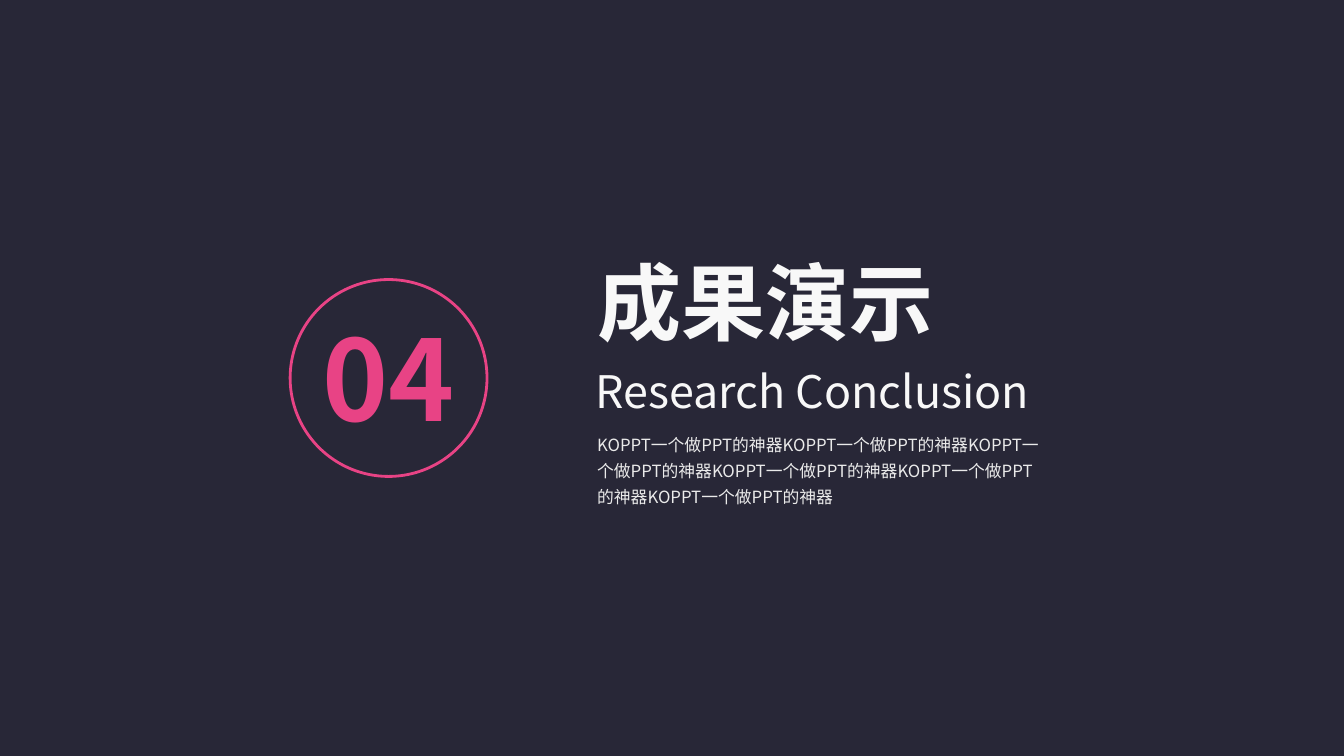
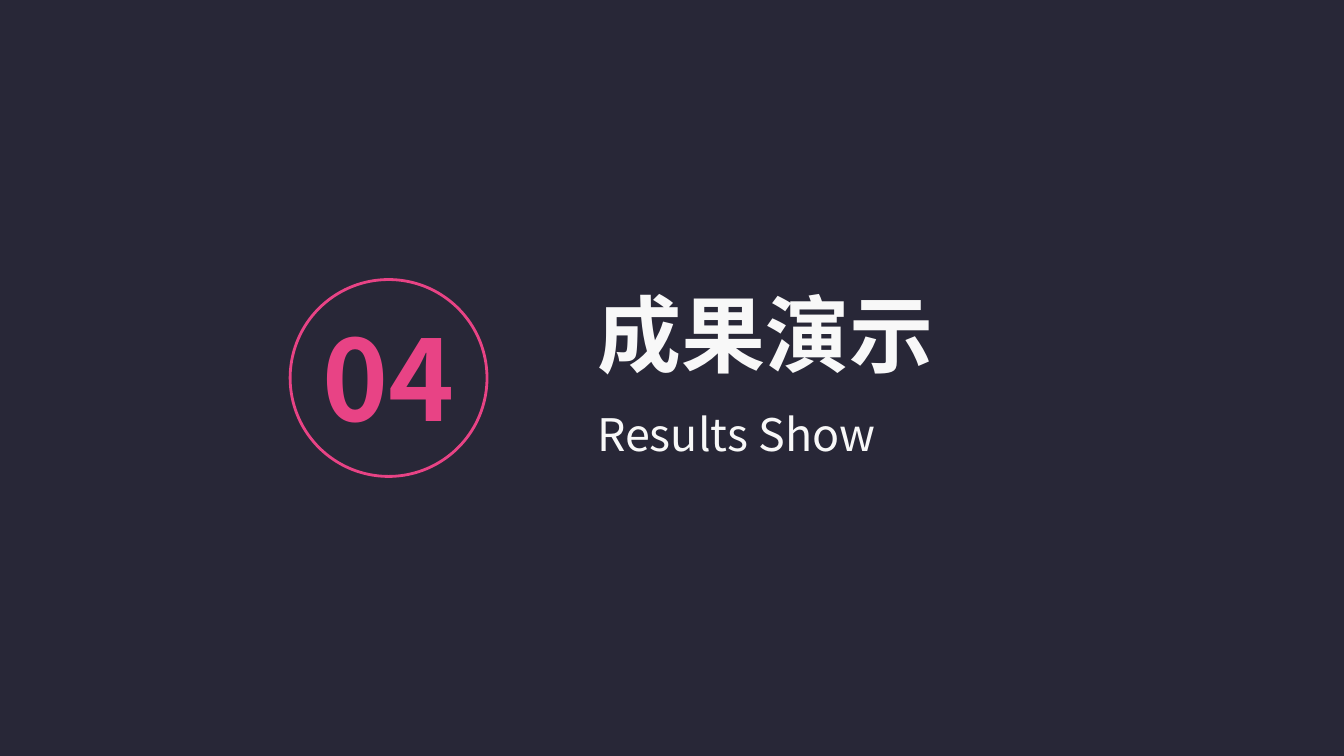
Before and after one commit to logic-basic/Graduation_Project, a slide deck: slide 20 of 答辩演示-党家翮.pptx. Drawn at 1344x756 pixels with LibreOffice and Linux fonts; fonts in the diff are those of the drawing. Boxes give left, top, right and bottom in pixels: in the first picture for what was removed or moved away, otherwise in the second. Text is boxed around its words. In the diff, an @@ line names an element or a change of style, - is before the commit and + after.

Commit message:
[feature] 完成ppt的内容

```diff
--- a/答辩演示-党家翮.pptx
+++ b/答辩演示-党家翮.pptx
@@ text "成果演示": place and size @@
-text "成果演示" at [597, 262, 933, 343]
+text "成果演示" at [597, 294, 933, 375]
@@ text at [597, 415, 875, 452]: text changed @@
-Research Conclusion
+Results Show
@@ text removed at [588, 423, 1056, 510] @@
-KOPPT一个做PPT的神器KOPPT一个做PPT的神器KOPPT一个做PPT的神器KOPPT一个做PPT的神器KOPPT一个做PPT的神器KOPPT一个做PPT的神器
```
Also in this commit, not shown: 1 other slide changed, 2 slides added, 5 slides removed.
